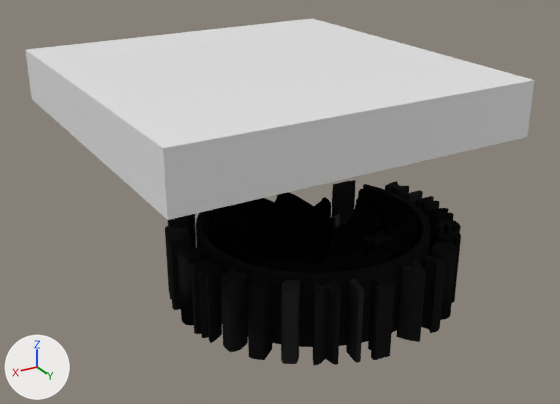
A saved change to the Blender file taes keychain2.blend.
Both versions are drawn from a 50 mm camera at (13.8, 24.3, 7.5) aimed at (-0.5, 0.6, -4.3). Lighting does not change. The marker at lower left points along +X, +Y and +Z. The picture after the commit comes second.
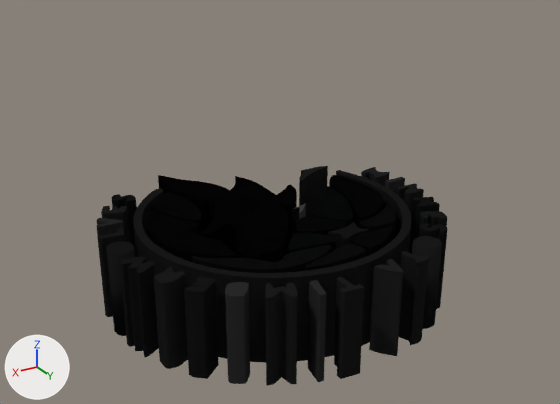
Boxes (x1, y1, x2, y2) around the edits, measured in the pictures (560 x 404 px):
'Cube', deleted
    before: (25, 18, 535, 220)
'Curve.004', rescaled (19% wider, 18% taller)
    before: (196, 184, 430, 347)
    after: (133, 170, 411, 363)
'Curve.003', rescaled
    before: (230, 192, 331, 264)
    after: (158, 175, 297, 262)
'Curve.021', rescaled (25% wider, 19% taller)
    before: (191, 259, 222, 343)
    after: (120, 257, 159, 357)
'Curve.023', rescaled (10% wider, 21% taller)
    before: (313, 281, 341, 366)
    after: (266, 283, 297, 386)
'Curve.029', rescaled (38% wider, 22% taller)
    before: (247, 276, 272, 360)
    after: (184, 276, 219, 379)
'Curve.024', rescaled (25% wider, 21% taller)
    before: (221, 268, 248, 352)
    after: (154, 267, 188, 369)
'Curve.033', rescaled (17% wider, 20% taller)
    before: (397, 261, 426, 342)
    after: (369, 259, 403, 356)
'Curve.036', rescaled (11% wider, 21% taller)
    before: (368, 276, 395, 360)
    after: (334, 277, 364, 379)
'Curve.005', rescaled (12% wider, 18% taller)
    before: (208, 221, 287, 264)
    after: (148, 211, 237, 262)
'Curve.022', rescaled (30% wider, 21% taller)
    before: (281, 280, 300, 364)
    after: (225, 282, 250, 384)
'Curve.035', rescaled (19% wider, 20% taller)
    before: (421, 255, 446, 333)
    after: (399, 251, 429, 345)
'Curve.039', rescaled (22% taller)
    before: (346, 279, 364, 363)
    after: (308, 280, 326, 383)
'Curve.009', rescaled (21% wider, 21% taller)
    before: (250, 250, 365, 273)
    after: (192, 245, 331, 273)
'Curve.017', rescaled (25% wider, 20% taller)
    before: (178, 247, 201, 325)
    after: (106, 242, 135, 336)
'Curve.016', rescaled (19% wider, 19% taller)
    before: (432, 242, 457, 320)
    after: (412, 236, 442, 329)
'Curve.006', rescaled (15% wider, 15% taller)
    before: (358, 189, 405, 235)
    after: (329, 175, 383, 228)
'Curve.019', rescaled (15% wider, 11% taller)
    before: (331, 180, 356, 226)
    after: (299, 166, 328, 217)
'Curve.037', rescaled
    before: (168, 235, 191, 310)
    after: (97, 228, 125, 317)
'Curve.008', rescaled (17% wider, 17% taller)
    before: (347, 199, 381, 234)
    after: (313, 186, 353, 227)
'Curve.013', rescaled (22% wider, 22% taller)
    before: (344, 249, 394, 271)
    after: (305, 244, 366, 271)
'Curve.014', rescaled (23% wider, 15% taller)
    before: (381, 233, 415, 259)
    after: (351, 226, 393, 256)
'Curve.011', rescaled (20% wider, 11% taller)
    before: (329, 239, 368, 257)
    after: (289, 233, 336, 253)
'Curve.026', rescaled (19% wider, 16% taller)
    before: (428, 208, 454, 257)
    after: (409, 197, 440, 254)
'Curve.030', rescaled (16% wider, 19% taller)
    before: (437, 231, 461, 303)
    after: (419, 223, 447, 309)
'Curve.018', rescaled (20% wider, 17% taller)
    before: (361, 230, 395, 253)
    after: (328, 222, 369, 249)
'Curve.032', rescaled
    before: (165, 226, 188, 300)
    after: (97, 218, 124, 236)
'Curve.031', rescaled
    before: (175, 214, 196, 247)
    after: (112, 194, 137, 257)
'Curve.025', rescaled (16% wider, 23% taller)
    before: (415, 196, 439, 221)
    after: (396, 183, 424, 214)
'Curve.027', rescaled
    before: (168, 216, 190, 239)
    after: (101, 206, 130, 242)
'Curve.028', rescaled (15% wider, 17% taller)
    before: (436, 221, 461, 243)
    after: (418, 211, 447, 237)
'Curve.020', rescaled
    before: (385, 181, 409, 199)
    after: (361, 167, 390, 186)
'Curve.045', rescaled (17% wider, 13% taller)
    before: (406, 190, 423, 204)
    after: (385, 177, 405, 193)
'Curve.052', rescaled
    before: (327, 218, 335, 258)
    after: (291, 208, 299, 238)

The edits, one by one:
Object 'Cube' (ob_cube) is deleted.
Object 'Curve.003' (ob_curve_003) is rescaled from (222.0, 222.0, 140.0) to (264.0, 264.0, 166.0).
Object 'Curve.004' (ob_curve_004) is rescaled from (222.0, 222.0, 140.0) to (264.0, 264.0, 166.0).
Object 'Curve.005' (ob_curve_005) is rescaled from (222.0, 222.0, 140.0) to (264.0, 264.0, 166.0).
Object 'Curve.006' (ob_curve_006) is rescaled from (222.0, 222.0, 140.0) to (264.0, 264.0, 166.0).
Object 'Curve.008' (ob_curve_008) is rescaled from (222.0, 222.0, 140.0) to (264.0, 264.0, 166.0).
Object 'Curve.009' (ob_curve_009) is rescaled from (222.0, 222.0, 140.0) to (264.0, 264.0, 166.0).
Object 'Curve.011' (ob_curve_011) is rescaled from (222.0, 222.0, 140.0) to (264.0, 264.0, 166.0).
Object 'Curve.013' (ob_curve_013) is rescaled from (222.0, 222.0, 140.0) to (264.0, 264.0, 166.0).
Object 'Curve.014' (ob_curve_014) is rescaled from (222.0, 222.0, 140.0) to (264.0, 264.0, 166.0).
Object 'Curve.016' (ob_curve_016) is rescaled from (222.0, 222.0, 140.0) to (264.0, 264.0, 166.0).
Object 'Curve.017' (ob_curve_017) is rescaled from (222.0, 222.0, 140.0) to (264.0, 264.0, 166.0).
Object 'Curve.018' (ob_curve_018) is rescaled from (222.0, 222.0, 140.0) to (264.0, 264.0, 166.0).
Object 'Curve.019' (ob_curve_019) is rescaled from (222.0, 222.0, 140.0) to (264.0, 264.0, 166.0).
Object 'Curve.020' (ob_curve_020) is rescaled from (222.0, 222.0, 140.0) to (264.0, 264.0, 166.0).
Object 'Curve.021' (ob_curve_021) is rescaled from (222.0, 222.0, 140.0) to (264.0, 264.0, 166.0).
Object 'Curve.022' (ob_curve_022) is rescaled from (222.0, 222.0, 140.0) to (264.0, 264.0, 166.0).
Object 'Curve.023' (ob_curve_023) is rescaled from (222.0, 222.0, 140.0) to (264.0, 264.0, 166.0).
Object 'Curve.024' (ob_curve_024) is rescaled from (222.0, 222.0, 140.0) to (264.0, 264.0, 166.0).
Object 'Curve.025' (ob_curve_025) is rescaled from (222.0, 222.0, 140.0) to (264.0, 264.0, 166.0).
Object 'Curve.026' (ob_curve_026) is rescaled from (222.0, 222.0, 140.0) to (264.0, 264.0, 166.0).
Object 'Curve.027' (ob_curve_027) is rescaled from (222.0, 222.0, 140.0) to (264.0, 264.0, 166.0).
Object 'Curve.028' (ob_curve_028) is rescaled from (222.0, 222.0, 140.0) to (264.0, 264.0, 166.0).
Object 'Curve.029' (ob_curve_029) is rescaled from (222.0, 222.0, 140.0) to (264.0, 264.0, 166.0).
Object 'Curve.030' (ob_curve_030) is rescaled from (222.0, 222.0, 140.0) to (264.0, 264.0, 166.0).
Object 'Curve.031' (ob_curve_031) is rescaled from (222.0, 222.0, 140.0) to (264.0, 264.0, 166.0).
Object 'Curve.032' (ob_curve_032) is rescaled from (222.0, 222.0, 140.0) to (264.0, 264.0, 166.0).
Object 'Curve.033' (ob_curve_033) is rescaled from (222.0, 222.0, 140.0) to (264.0, 264.0, 166.0).
Object 'Curve.035' (ob_curve_035) is rescaled from (222.0, 222.0, 140.0) to (264.0, 264.0, 166.0).
Object 'Curve.036' (ob_curve_036) is rescaled from (222.0, 222.0, 140.0) to (264.0, 264.0, 166.0).
Object 'Curve.037' (ob_curve_037) is rescaled from (222.0, 222.0, 140.0) to (264.0, 264.0, 166.0).
Object 'Curve.039' (ob_curve_039) is rescaled from (222.0, 222.0, 140.0) to (264.0, 264.0, 166.0).
Object 'Curve.045' (ob_curve_045) is rescaled from (222.0, 222.0, 140.0) to (264.0, 264.0, 166.0).
Object 'Curve.052' (ob_curve_052) is rescaled from (222.0, 222.0, 140.0) to (264.0, 264.0, 166.0).
